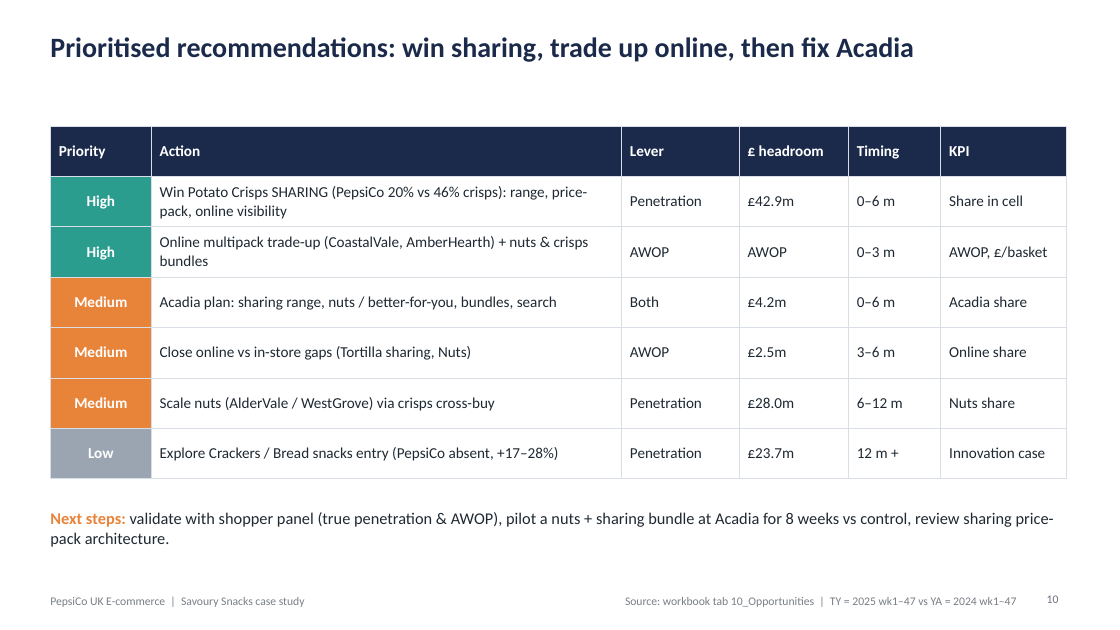
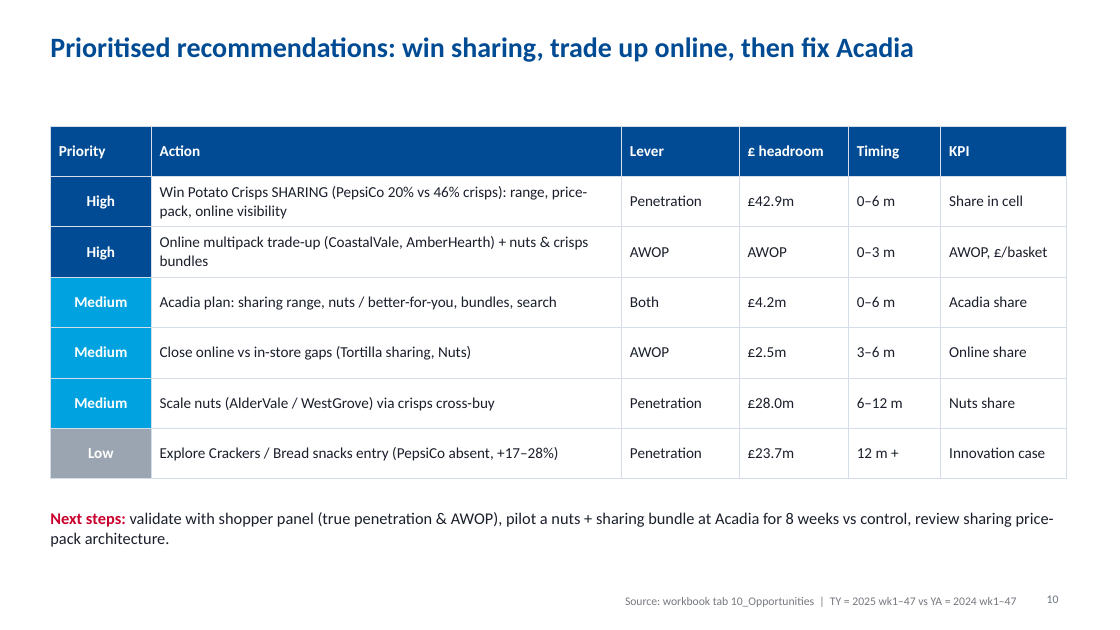
Before and after one commit to harshjunekumar/test-sample, a slide deck: slide 10 of case_study/PepsiCo_Savoury_Case_Study_Deck.pptx. Drawn at 1120x630 pixels with LibreOffice and Linux fonts; fonts in the diff are those of the drawing. Boxes give left, top, right and bottom in pixels: in the first picture for what was removed or moved away, otherwise in the second. Text is boxed around its words. In the diff, an @@ line names an element or a change of style, - is before the commit and + after.

```diff
--- a/case_study/PepsiCo_Savoury_Case_Study_Deck.pptx
+++ b/case_study/PepsiCo_Savoury_Case_Study_Deck.pptx
@@ title "Prioritised recommendations: win sharing, trade ..." at [50, 37, 914, 62]: text colour #1B2A4A to #004B93 @@
@@ table at [50, 126, 1067, 465] @@
@@ fill #1B2A4A to #004B93 in row 1 @@
@@ fill #2A9D8F to #004B93 in 2 cells @@
@@ fill #E8833A to #00A3E0 in 3 cells @@
@@ text colour #1F2933 to #1A1F2B in "Win Potato Crisps SHARING (PepsiCo 20% vs ...", "Penetration", "£42.9m", "0–6 m" and 26 more places @@
@@ borders changed @@
@@ text "Next steps: validate with shopper ..." at [50, 512, 1054, 547]: text colour #E8833A to #C9002B in "Next steps:"; text colour #1F2933 to #1A1F2B @@
@@ text removed at [50, 597, 305, 607] @@
-PepsiCo UK E-commerce | Savoury Snacks case study
```
Also in this commit, not shown: 10 other slides changed, 3 other files.
